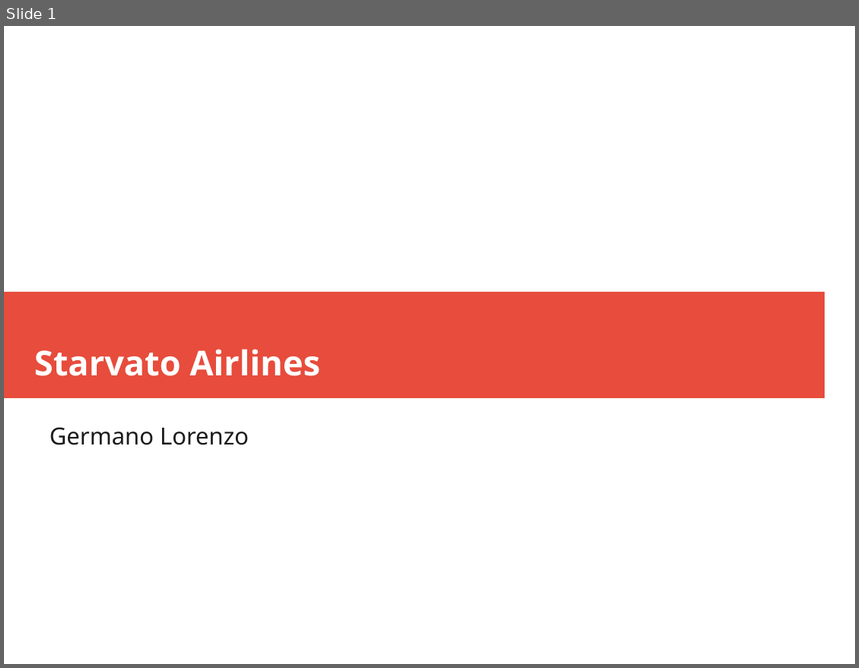
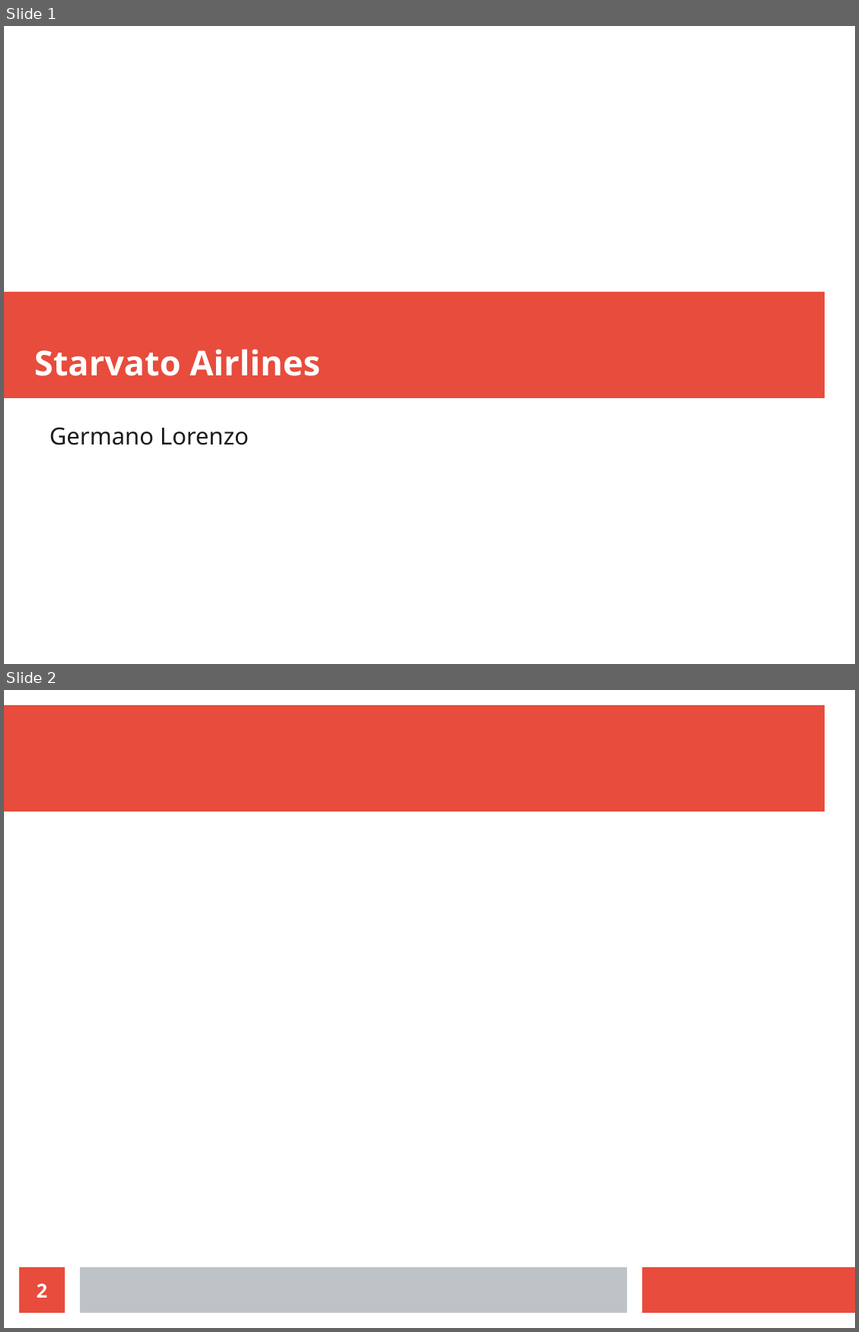
Before and after one commit to LoreGerm/Aeroporto, a slide deck: Aeroporto/carte/power point.odp. Shown one above the other, each under a label of ours: slide 1 before the commit, slides 1 and 2 after it. The pictures are 859x668 and 859x1332 pixels, drawn with LibreOffice and Linux fonts; fonts in the diff are those of the drawing. Boxes give left, top, right and bottom in pixels: in the first picture for what was removed or moved away, otherwise in the second. Text is boxed around its words. In the diff, an @@ line names an element or a change of style, - is before the commit and + after.

```diff
--- a/Aeroporto/carte/power point.odp
+++ b/Aeroporto/carte/power point.odp
@@ slide 2 added at <box>4,690,855,1328</box>, background #FFFFFF @@
@@ rectangle added at <box>4,705,825,812</box>, fill #E74C3C @@
@@ page number added at <box>19,1268,65,1313</box>, fill #E74C3C, 18 pt, text #FFFFFF, bold @@
+2
@@ rectangle added at <box>80,1268,627,1313</box>, fill #BDC3C7 @@
@@ rectangle added at <box>643,1268,855,1313</box>, fill #E74C3C @@
```
Also in this commit, not shown: 1 slide changed, 2 other files.
